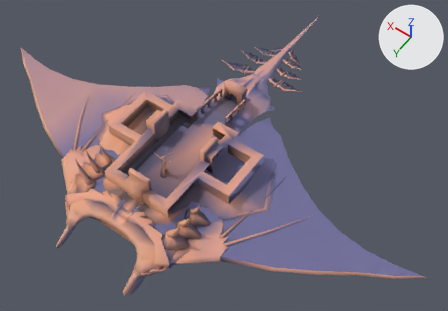
The glTF model Project/area/4 levitated ruin/act 1/environment/model/Rukh2LOD.gltf as it was, and as the next commit left it.
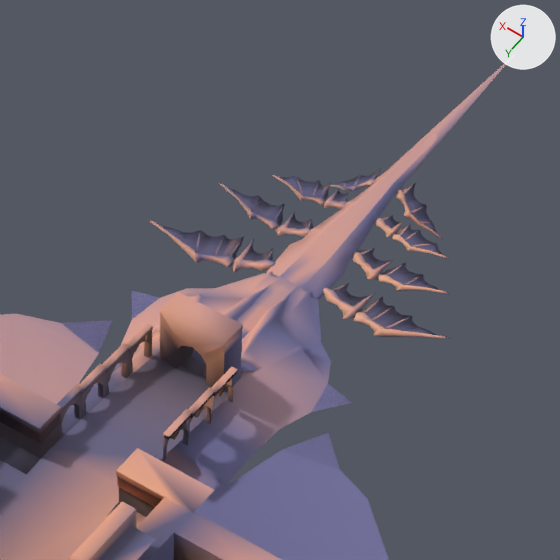
Old and new are each drawn whole from a camera (50 mm lens) standing at (-279.0, 836.0, 422.0) and looking at (-68.0, 539.0, -43.0) and again close up on the part from 40% to 74% of the width and 0% to 49% of the height. Lighting does not change. The marker at upper right points along +X, +Y and +Z. Vertices at the same position are counted once.

Names of what the first close-up shows: 'Wings02Mesh', 'stg060_a03_Mesh_0002', 'stg060_o03_Mesh_0001', 'stg060_o03_Mesh_0002', 'stg060_o03_Mesh_0003', 'stg060_o03_Mesh_0007', 'stg060_o03_Mesh_0013', 'stg060_o03_Mesh_0018', 'stg060_o03_Mesh_0023', 'stg060_o03_Mesh_0025', 'stg060_o03_Mesh_0026', 'stg060_o03_Mesh_0033'.
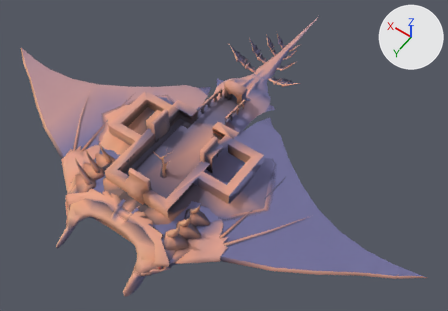
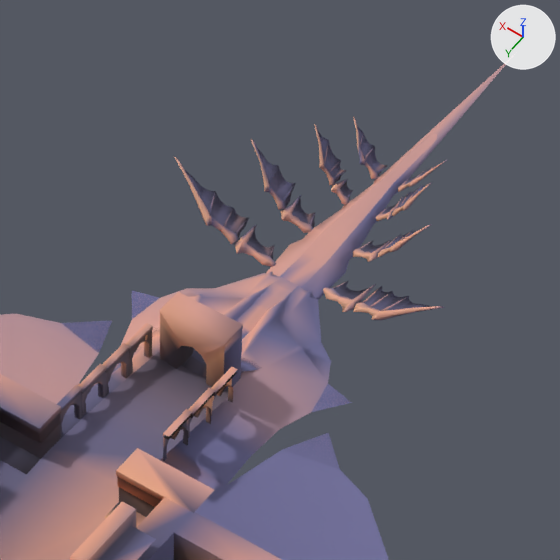
Diff of the bpy script that builds the scene:
```diff
--- a/Project/area/4 levitated ruin/act 1/environment/model/Rukh2LOD.gltf.py
+++ b/Project/area/4 levitated ruin/act 1/environment/model/Rukh2LOD.gltf.py
@@ me_wings02mesh @@
-me_wings02mesh.from_pydata(...)  # 1628 vertices, 2348 faces; spans x -98.1..-1.7, y 397.5..457.5, z -30.6..-14.2
+me_wings02mesh.from_pydata(...)  # 1628 vertices, 2348 faces; spans x -95.1..-8.3, y 397.1..456.6, z -20.7..2.4
+# me_wings02mesh part 1: the loose piece of 45 vertices spanning x -66.7..-56.2, y 426.2..437.0, z -22.6..-19.6 is multiplied about its middle by the matrix ((0.769, -0.051, 0.638), (0.059, 0.998, 0.009), (-0.637, 0.031, 0.77)), then moved by (0.5, -0.3, 3.5)
+# me_wings02mesh part 2: the loose piece of 14 vertices spanning x -65.8..-57.0, y 426.5..434.3, z -22.2..-19.7 is multiplied about its middle by the matrix ((0.769, -0.051, 0.638), (0.059, 0.998, 0.009), (-0.637, 0.031, 0.77)), then moved by (0.6, -0.3, 3.4)
+# me_wings02mesh part 3: the loose piece of 43 vertices spanning x -87.8..-65.8, y 432.0..437.2, z -22.3..-17.5 is multiplied about its middle by the matrix ((0.769, -0.051, 0.638), (0.059, 0.998, 0.009), (-0.637, 0.031, 0.77)), then moved by (4.6, -1.2, 13.1)
+# me_wings02mesh part 4: the loose piece of 22 vertices spanning x -85.5..-66.3, y 425.8..435.7, z -21.8..-18.0 is multiplied about its middle by the matrix ((0.769, -0.051, 0.638), (0.059, 0.998, 0.009), (-0.637, 0.031, 0.77)), then moved by (4.7, -1.1, 12.4)
+# me_wings02mesh part 5: the loose piece of 13 vertices spanning x -69.8..-67.6, y 426.7..433.7, z -21.5..-20.7 is multiplied about its middle by the matrix ((0.769, -0.051, 0.638), (0.059, 0.998, 0.009), (-0.637, 0.031, 0.77)), then moved by (2.3, -0.7, 8.1)
+# me_wings02mesh part 6: the loose piece of 45 vertices spanning x -45.6..-38.6, y 412.0..420.3, z -22.3..-19.6 is multiplied about its middle by the matrix ((0.607, -0.022, -0.794), (-0.234, 0.95, -0.205), (0.76, 0.31, 0.572)), then moved by (-0.6, -0.6, 2.8)
+# me_wings02mesh part 7: the loose piece of 13 vertices spanning x -44.8..-39.3, y 412.4..418.3, z -21.9..-19.9 is multiplied about its middle by the matrix ((0.607, -0.022, -0.794), (-0.234, 0.95, -0.205), (0.76, 0.31, 0.572)), then moved by (-0.6, -0.6, 2.6)
+# me_wings02mesh part 8: the loose piece of 43 vertices spanning x -39.1..-20.6, y 417.1..421.3, z -22.5..-20.3 is multiplied about its middle by the matrix ((0.607, -0.022, -0.794), (-0.234, 0.95, -0.205), (0.76, 0.31, 0.572)), then moved by (-5.1, -3.5, 13.2)
+# me_wings02mesh part 9: the loose piece of 24 vertices spanning x -38.3..-22.1, y 412.3..420.4, z -22.2..-19.7 is multiplied about its middle by the matrix ((0.607, -0.022, -0.794), (-0.234, 0.95, -0.205), (0.76, 0.31, 0.572)), then moved by (-5.3, -3.4, 11.9)
+# me_wings02mesh part 10: the loose piece of 13 vertices spanning x -32.7..-26.9, y 415.8..420.4, z -21.3..-20.0 is multiplied about its middle by the matrix ((0.607, -0.022, -0.794), (-0.234, 0.95, -0.205), (0.76, 0.31, 0.572)), then moved by (-5.7, -3.6, 12.6)
+# me_wings02mesh part 11: the loose piece of 45 vertices spanning x -70.2..-57.9, y 441.0..454.6, z -21.9..-19.0 is turned 15.3 degrees about the y axis through its middle, then moved by (0.1, 0.0, 1.5)
+# me_wings02mesh part 12: the loose piece of 14 vertices spanning x -69.2..-59.1, y 442.5..450.7, z -21.2..-19.1 is turned 15.3 degrees about the y axis through its middle, then moved by (0.2, 0.0, 1.5)
+# me_wings02mesh part 13: 519 of 1628 vertices moved; they spanned x -79.4..-30.5, y 397.5..421.3, z -30.6..-19.6 and now span x -69.5..-34.4, y 397.1..419.4, z -20.2..-0.1; mean shift (1.3, -1.5, 8.3); largest move (-69.5, 403.7, -30.6) -> (-65.5, 398.9, -5.7)
+# me_wings02mesh part 14: 438 of 1628 vertices moved; they spanned x -43.6..-1.7, y 425.8..457.5, z -24.9..-17.5 and now span x -43.7..-8.3, y 425.0..456.4, z -20.7..2.4; mean shift (-1.9, -0.7, 8.4); largest move (-1.7, 452.1, -22.7) -> (-8.3, 449.2, 2.4)
+# me_wings02mesh part 15: 179 of the vertices in x -98.1..-59.9, y 441.6..456.5, z -21.2..-14.2 are turned 15.3 degrees about the y axis through their middle, then moved by (1.4, 0.0, 5.3)
 me_wings02mesh.materials.append(mat_wing)
```

Pixel boxes (x1, y1, x2, y2) of what changed, in the close-ups (560 x 560 px; the box of a moved part takes in the faces that stretch with it):
'Wings02Mesh', reshaped (10% narrower, 18% taller)
    before: (148, 168, 451, 340)
    after: (175, 116, 447, 320)
part 1 of me_wings02mesh, moved or reshaped
    before: (353, 251, 393, 280)
    after: (353, 239, 392, 262)
part 2 of me_wings02mesh, moved or reshaped
    before: (357, 248, 391, 269)
    after: (360, 241, 388, 253)
part 3 of me_wings02mesh, moved or reshaped
    before: (378, 274, 450, 295)
    after: (377, 224, 432, 257)
part 4 of me_wings02mesh, moved or reshaped
    before: (382, 262, 439, 290)
    after: (386, 229, 417, 248)
part 5 of me_wings02mesh, moved or reshaped
    before: (386, 264, 403, 276)
    after: (384, 236, 398, 249)
part 6 of me_wings02mesh, moved or reshaped
    before: (324, 189, 347, 209)
    after: (331, 179, 349, 205)
part 7 of me_wings02mesh, moved or reshaped
    before: (333, 190, 348, 202)
    after: (340, 181, 353, 198)
part 8 of me_wings02mesh, moved or reshaped
    before: (272, 175, 326, 205)
    after: (314, 124, 335, 186)
part 9 of me_wings02mesh, moved or reshaped
    before: (280, 176, 331, 199)
    after: (318, 131, 347, 182)
part 10 of me_wings02mesh, moved or reshaped
    before: (297, 180, 303, 195)
    after: (324, 146, 328, 165)
part 11 of me_wings02mesh, moved or reshaped
    before: (323, 288, 376, 319)
    after: (323, 284, 376, 312)
part 12 of me_wings02mesh, moved or reshaped
    before: (332, 283, 368, 306)
    after: (333, 280, 368, 299)
part 13 of me_wings02mesh, moved or reshaped
    before: (330, 168, 450, 260)
    after: (353, 116, 447, 221)
part 14 of me_wings02mesh, moved or reshaped
    before: (148, 183, 313, 273)
    after: (175, 139, 315, 267)
part 15 of me_wings02mesh, moved or reshaped
    before: (334, 285, 451, 340)
    after: (333, 281, 445, 320)
